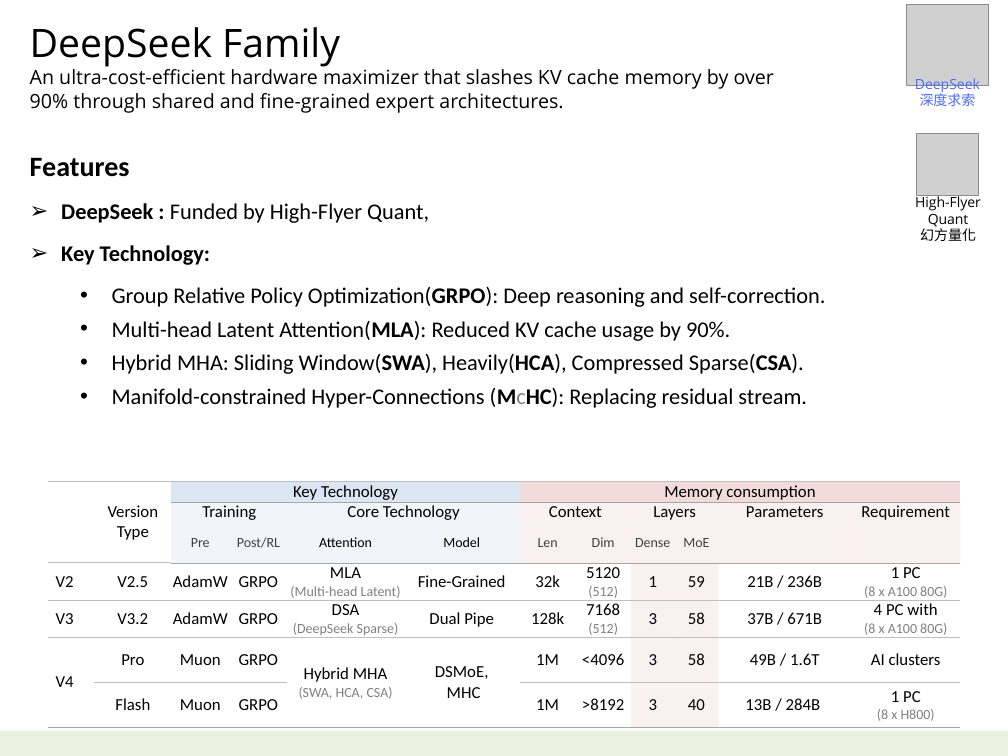
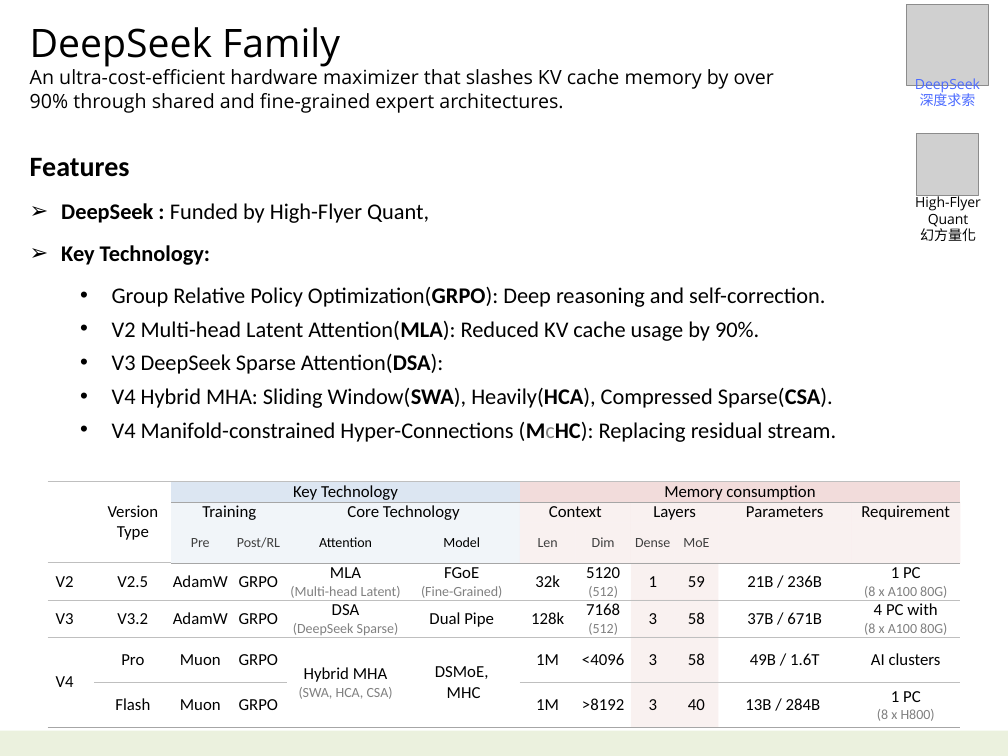
Before and after one commit to navibator/crazy-ai, a slide deck: slide 36 of ai.pptx (slide 37 before the commit). Drawn at 1008x756 pixels with LibreOffice and Linux fonts; fonts in the diff are those of the drawing; grey boxes stand for pictures. Boxes give left, top, right and bottom in pixels: in the first picture for what was removed or moved away, otherwise in the second. Text is boxed around its words. In the diff, an @@ line names an element or a change of style, - is before the commit and + after.

```diff
--- a/ai.pptx
+++ b/ai.pptx
@@ text at [112,321,837,442]: text changed @@
-  • Multi-head Latent Attention(MLA): Reduced KV cache usage by 90%.
-  • Hybrid MHA: Sliding Window(SWA), Heavily(HCA), Compressed Sparse(CSA).
-  • Manifold-constrained Hyper-Connections (McHC): Replacing residual stream.
+  • V2 Multi-head Latent Attention(MLA): Reduced KV cache usage by 90%.
+  • V3 DeepSeek Sparse Attention(DSA):
+  • V4 Hybrid MHA: Sliding Window(SWA), Heavily(HCA), Compressed Sparse(CSA).
+  • V4 Manifold-constrained Hyper-Connections (McHC): Replacing residual stream.
@@ table at [47,481,960,725] @@
-row 4, column 6: Fine-Grained
+row 4, column 6: FGoE (Fine-Grained)
```
Also in this commit, not shown: 5 other slides changed.
